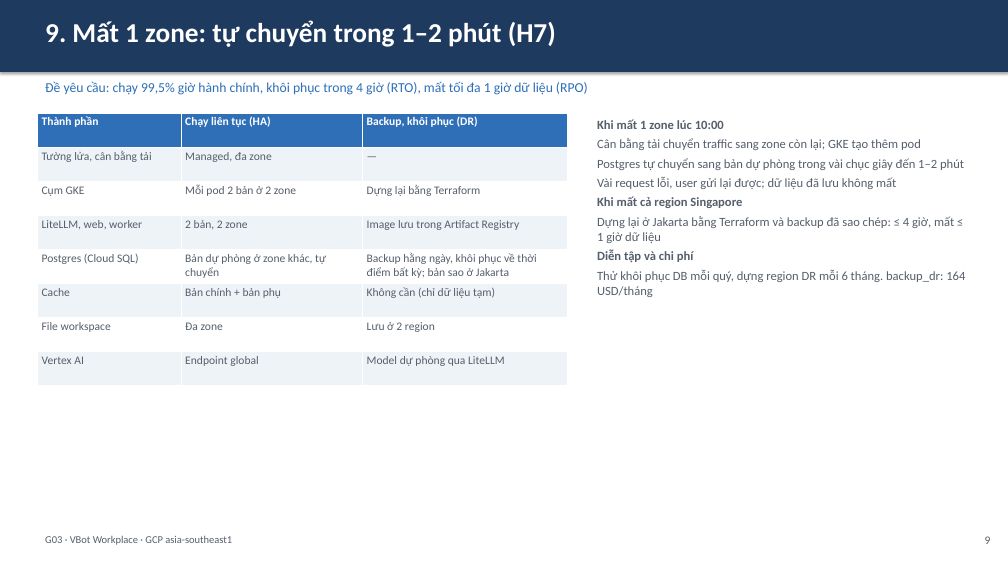
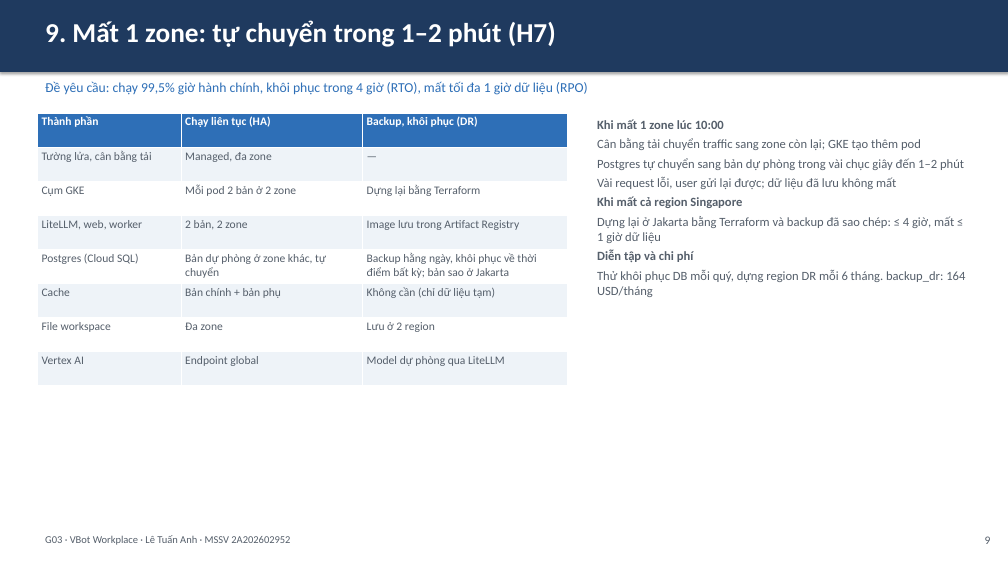
Before and after one commit to anhltsefpt/VBot-production-capstone, a slide deck: slide 12 of anh-le/G03_slide.pptx. Drawn at 1008x567 pixels with LibreOffice and Linux fonts; fonts in the diff are those of the drawing. Boxes give left, top, right and bottom in pixels: in the first picture for what was removed or moved away, otherwise in the second. Text is boxed around its words. In the diff, an @@ line names an element or a change of style, - is before the commit and + after.

```diff
--- a/anh-le/G03_slide.pptx
+++ b/anh-le/G03_slide.pptx
@@ text at [45, 535, 290, 545]: text changed @@
-G03 · VBot Workplace · GCP asia-southeast1
+G03 · VBot Workplace · Lê Tuấn Anh · MSSV 2A202602952
```
Also in this commit, not shown: 19 other slides changed, 2 other files.
